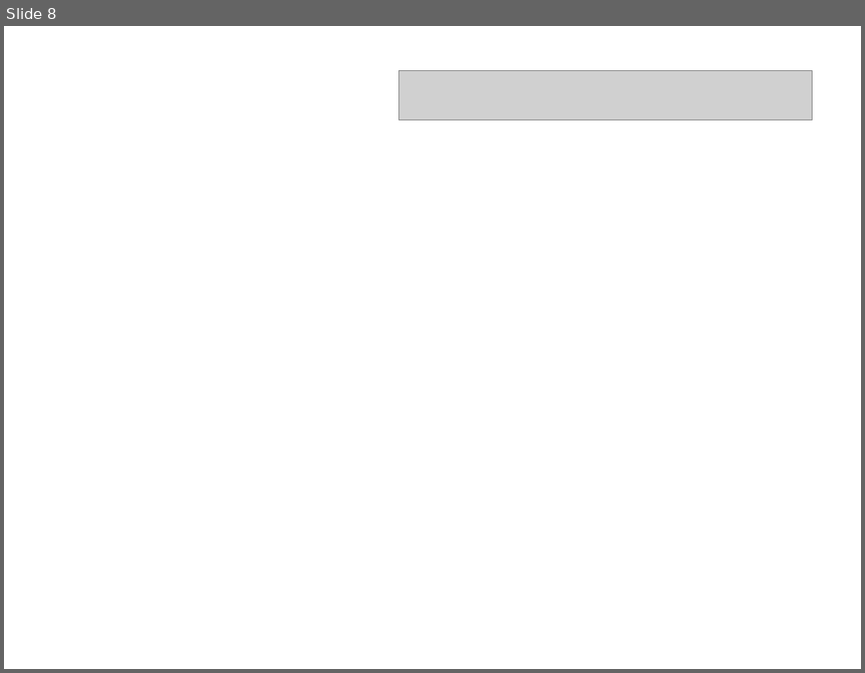
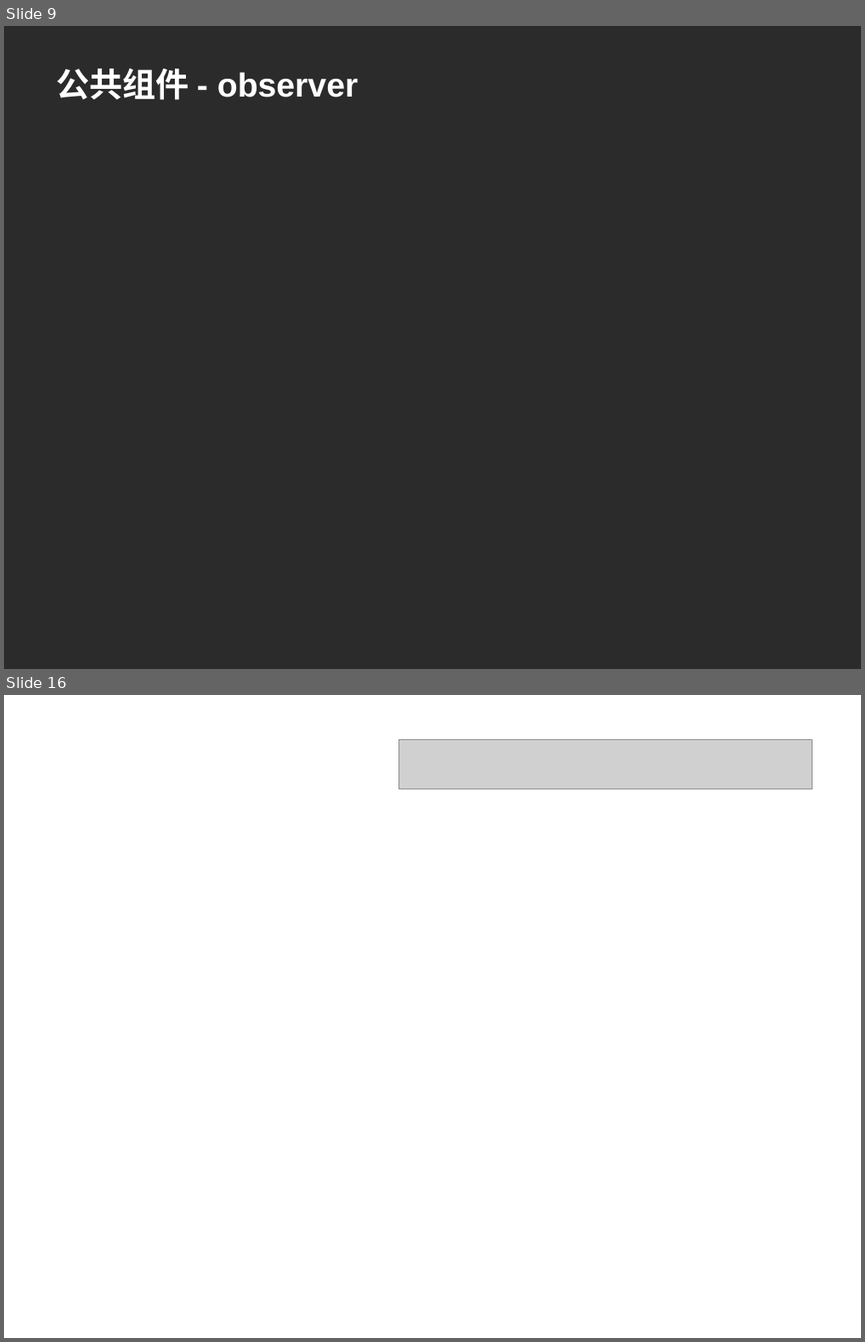
Before and after one commit to machicao2013/mooon, a slide deck: distributed_platform/docs/mooon.ppt. Shown one above the other, each under a label of ours: slide 8 before the commit, slides 9 and 16 after it; the slides between them are not shown. The pictures are 865x673 and 865x1342 pixels, drawn with LibreOffice and Linux fonts; fonts in the diff are those of the drawing; grey boxes stand for pictures; background and template pictures are left out; a plain dark background stands for a picture behind light text. Boxes give left, top, right and bottom in pixels: in the first picture for what was removed or moved away, otherwise in the second. Text is boxed around its words. In the diff, an @@ line names an element or a change of style, - is before the commit and + after.

```diff
--- a/distributed_platform/docs/mooon.ppt
+++ b/distributed_platform/docs/mooon.ppt
@@ slide 9 added at [4,26,861,669], background picture (left out) @@
@@ title added at [57,68,358,100], 28 pt, text #FFFFFF, bold @@
+公共组件 - observer
@@ what was slide 8 is now slide 16 @@
```
Also in this commit, not shown: 3 slides changed, 7 other slides added.
